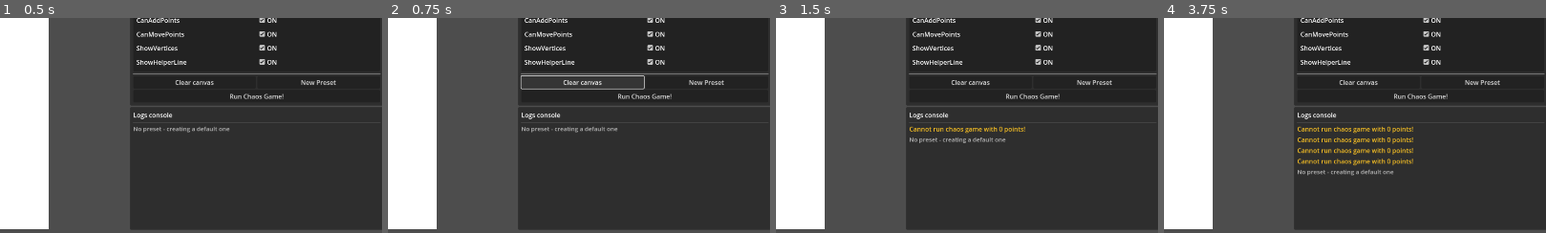
Above: before the commit, frames 1-4 (left to right).
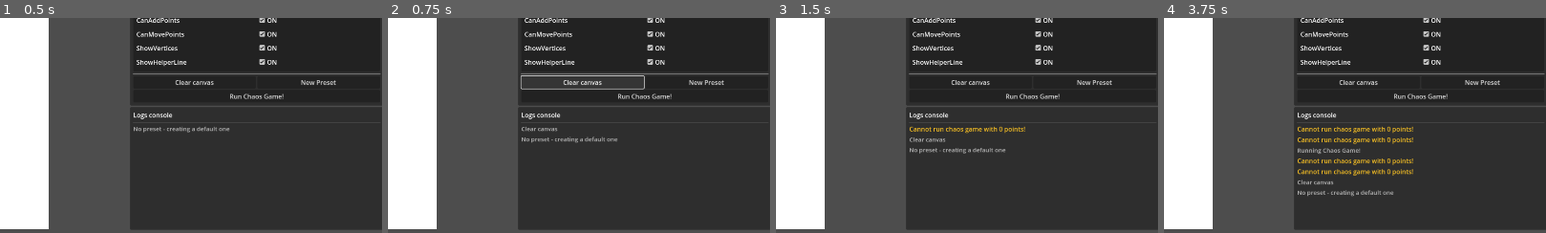
Above: after the commit, the same moments.

Repository: VojtaStruhar/chaos-game
Game: Godot game, scene res://main.tscn
The game is run twice, just before and just after one commit, with the same random seed, the same clock (stepped at 60 frames per second) and the same inputs.
Inputs:
- Up to frame 1 (0.5 s): no input
- Up to frame 2 (0.75 s): click "Clear canvas" at 0.5 s
- Up to frame 3 (1.5 s): click "OFF" at 1.25 s
- Up to frame 4 (3.75 s): click "ON" at 2 s; click "Run Chaos Game!" at 2.75 s; click "OFF" at 3.5 s
The pictures show only the part of the screen within x 49-99%, y 50-100%; the shares and areas given below are measured in that part.

Frame 1 is identical in both runs. In frame 2, 0.5% of the frame differs, in the area x 35-60%, y 50-59%; in frame 3, 0.6%; in frame 4, 1.8%, in the area x 35-66%, y 60-84%.

Commit message:
Allow adding points to presets by default

Diff:
--- a/chaos_presets/optimal_decagon.tres
+++ b/chaos_presets/optimal_decagon.tres
@@ -10,7 +10,12 @@
 points = Array[Vector2]([Vector2(0.9, 0.5), Vector2(0.823607, 0.735114), Vector2(0.623607, 0.880423), Vector2(0.376393, 0.880423), Vector2(0.176393, 0.735114), Vector2(0.1, 0.5), Vector2(0.176393, 0.264886), Vector2(0.376393, 0.119577), Vector2(0.623607, 0.119577), Vector2(0.823607, 0.264886)])
 points_color = Color(0, 0, 0, 1)
 background_color = Color(1, 1, 1, 1)
-can_add_points = false
+rule_prevent_same_vertex = false
+rule_prevent_next = false
+rule_prevent_next_next = false
+rule_prevent_previous = false
+rule_prevent_previous_previous = false
+can_add_points = true
 can_move_points = true
 show_vertices = true
 show_helper_line = true
--- a/chaos_presets/optimal_heptagon.tres
+++ b/chaos_presets/optimal_heptagon.tres
@@ -10,7 +10,12 @@
 points = Array[Vector2]([Vector2(0.5, 0.1), Vector2(0.810858, 0.248272), Vector2(0.891259, 0.583165), Vector2(0.681596, 0.856403), Vector2(0.337305, 0.865418), Vector2(0.11363, 0.603528), Vector2(0.176393, 0.264886)])
 points_color = Color(0, 0, 0, 1)
 background_color = Color(1, 1, 1, 1)
-can_add_points = false
+rule_prevent_same_vertex = false
+rule_prevent_next = false
+rule_prevent_next_next = false
+rule_prevent_previous = false
+rule_prevent_previous_previous = false
+can_add_points = true
 can_move_points = true
 show_vertices = true
 show_helper_line = true
--- a/chaos_presets/optimal_hexagon.tres
+++ b/chaos_presets/optimal_hexagon.tres
@@ -10,7 +10,12 @@
 points = Array[Vector2]([Vector2(0.9, 0.5), Vector2(0.7, 0.84641), Vector2(0.3, 0.84641), Vector2(0.1, 0.5), Vector2(0.3, 0.15359), Vector2(0.7, 0.15359)])
 points_color = Color(0, 0, 0, 1)
 background_color = Color(1, 1, 1, 1)
-can_add_points = false
+rule_prevent_same_vertex = false
+rule_prevent_next = false
+rule_prevent_next_next = false
+rule_prevent_previous = false
+rule_prevent_previous_previous = false
+can_add_points = true
 can_move_points = true
 show_vertices = true
 show_helper_line = true
--- a/chaos_presets/optimal_nonagon.tres
+++ b/chaos_presets/optimal_nonagon.tres
@@ -10,7 +10,12 @@
 points = Array[Vector2]([Vector2(0.5, 0.1), Vector2(0.757115, 0.193582), Vector2(0.893923, 0.430541), Vector2(0.84641, 0.7), Vector2(0.636808, 0.875877), Vector2(0.363192, 0.875877), Vector2(0.15359, 0.7), Vector2(0.106077, 0.430541), Vector2(0.242885, 0.193582)])
 points_color = Color(0, 0, 0, 1)
 background_color = Color(1, 1, 1, 1)
-can_add_points = false
+rule_prevent_same_vertex = false
+rule_prevent_next = false
+rule_prevent_next_next = false
+rule_prevent_previous = false
+rule_prevent_previous_previous = false
+can_add_points = true
 can_move_points = true
 show_vertices = true
 show_helper_line = true
--- a/chaos_presets/optimal_octagon.tres
+++ b/chaos_presets/optimal_octagon.tres
@@ -10,7 +10,12 @@
 points = Array[Vector2]([Vector2(0.9, 0.5), Vector2(0.782843, 0.782843), Vector2(0.5, 0.9), Vector2(0.217157, 0.782843), Vector2(0.1, 0.5), Vector2(0.217157, 0.217157), Vector2(0.5, 0.1), Vector2(0.782843, 0.217157)])
 points_color = Color(0, 0, 0, 1)
 background_color = Color(1, 1, 1, 1)
-can_add_points = false
+rule_prevent_same_vertex = false
+rule_prevent_next = false
+rule_prevent_next_next = false
+rule_prevent_previous = false
+rule_prevent_previous_previous = false
+can_add_points = true
 can_move_points = true
 show_vertices = true
 show_helper_line = true
--- a/chaos_presets/optimal_pentagon.tres
+++ b/chaos_presets/optimal_pentagon.tres
@@ -10,7 +10,12 @@
 points = Array[Vector2]([Vector2(0.5, 0.1), Vector2(0.880423, 0.376393), Vector2(0.735114, 0.823607), Vector2(0.264886, 0.823607), Vector2(0.119577, 0.376393)])
 points_color = Color(0, 0, 0, 1)
 background_color = Color(1, 1, 1, 1)
-can_add_points = false
+rule_prevent_same_vertex = false
+rule_prevent_next = false
+rule_prevent_next_next = false
+rule_prevent_previous = false
+rule_prevent_previous_previous = false
+can_add_points = true
 can_move_points = true
 show_vertices = true
 show_helper_line = true
--- a/chaos_presets/sierpinski_carpet.tres
+++ b/chaos_presets/sierpinski_carpet.tres
@@ -10,7 +10,12 @@
 points = Array[Vector2]([Vector2(0.1, 0.1), Vector2(0.5, 0.1), Vector2(0.9, 0.1), Vector2(0.9, 0.5), Vector2(0.9, 0.9), Vector2(0.5, 0.9), Vector2(0.1, 0.9), Vector2(0.1, 0.5)])
 points_color = Color(0, 0, 0, 1)
 background_color = Color(1, 1, 1, 1)
-can_add_points = false
+rule_prevent_same_vertex = false
+rule_prevent_next = false
+rule_prevent_next_next = false
+rule_prevent_previous = false
+rule_prevent_previous_previous = false
+can_add_points = true
 can_move_points = true
 show_vertices = true
 show_helper_line = true
--- a/chaos_presets/sierpinski_triangle.tres
+++ b/chaos_presets/sierpinski_triangle.tres
@@ -10,7 +10,12 @@
 points = Array[Vector2]([Vector2(0.5, 0.1), Vector2(0.846, 0.7), Vector2(0.154, 0.7)])
 points_color = Color(0, 0, 0, 1)
 background_color = Color(1, 1, 1, 1)
-can_add_points = false
+rule_prevent_same_vertex = false
+rule_prevent_next = false
+rule_prevent_next_next = false
+rule_prevent_previous = false
+rule_prevent_previous_previous = false
+can_add_points = true
 can_move_points = true
 show_vertices = true
 show_helper_line = true
--- a/chaos_presets/sierpinski_triangle_out.tres
+++ b/chaos_presets/sierpinski_triangle_out.tres
@@ -10,7 +10,12 @@
 points = Array[Vector2]([Vector2(0.5, 0.36), Vector2(0.621244, 0.57), Vector2(0.378756, 0.57)])
 points_color = Color(0, 0, 0, 1)
 background_color = Color(1, 1, 1, 1)
-can_add_points = false
+rule_prevent_same_vertex = false
+rule_prevent_next = false
+rule_prevent_next_next = false
+rule_prevent_previous = false
+rule_prevent_previous_previous = false
+can_add_points = true
 can_move_points = true
 show_vertices = true
 show_helper_line = true
--- a/chaos_presets/square.tres
+++ b/chaos_presets/square.tres
@@ -11,6 +11,10 @@
 points_color = Color(0, 0, 0, 1)
 background_color = Color(1, 1, 1, 1)
 rule_prevent_same_vertex = false
+rule_prevent_next = false
+rule_prevent_next_next = false
+rule_prevent_previous = false
+rule_prevent_previous_previous = false
 can_add_points = true
 can_move_points = true
 show_vertices = true
--- a/chaos_presets/vicsek_fractal.tres
+++ b/chaos_presets/vicsek_fractal.tres
@@ -11,7 +11,11 @@
 points_color = Color(0, 0, 0, 1)
 background_color = Color(1, 1, 1, 1)
 rule_prevent_same_vertex = false
-can_add_points = false
+rule_prevent_next = false
+rule_prevent_next_next = false
+rule_prevent_previous = false
+rule_prevent_previous_previous = false
+can_add_points = true
 can_move_points = true
 show_vertices = true
 show_helper_line = false
--- a/main.gd
+++ b/main.gd
@@ -30,9 +30,18 @@
 		Logger.info("No preset - creating a default one")
 		assign_preset(ChaosPreset.new())
 
-	run_chaos_button.pressed.connect(run_chaos_game)
-	clear_canvas_button.pressed.connect(clear_canvas)
-	new_preset_button.pressed.connect(func(): assign_preset(ChaosPreset.new()))
+	run_chaos_button.pressed.connect(func():
+		Logger.info("Running Chaos Game!")
+		run_chaos_game()
+	)
+	clear_canvas_button.pressed.connect(func():
+		Logger.info("Clear canvas")
+		clear_canvas()
+	)
+	new_preset_button.pressed.connect(func():
+		Logger.info("Creating new chaos preset")
+		assign_preset(ChaosPreset.new())
+	)
 
 	panel_presets.on_preset_selected.connect(func(p):
 		assign_preset(p)
@@ -82,6 +91,8 @@
 
 	run_chaos_game()
 
+## Ran when a point is deleted by the user. All points are cleared and reloaded back
+## from vertex handle positions.
 func reload_points() -> void:
 	helper_line.clear_points()
 	preset.points.clear()
--- a/property_fields/float_field.tscn
+++ b/property_fields/float_field.tscn
@@ -61,9 +61,9 @@
 [node name="SliderContainer" type="HBoxContainer" parent="."]
 layout_mode = 2
 size_flags_horizontal = 3
-size_flags_vertical = 4
 
 [node name="HSlider" type="HSlider" parent="SliderContainer"]
 layout_mode = 2
 size_flags_horizontal = 3
+size_flags_vertical = 1
 tick_count = 5
